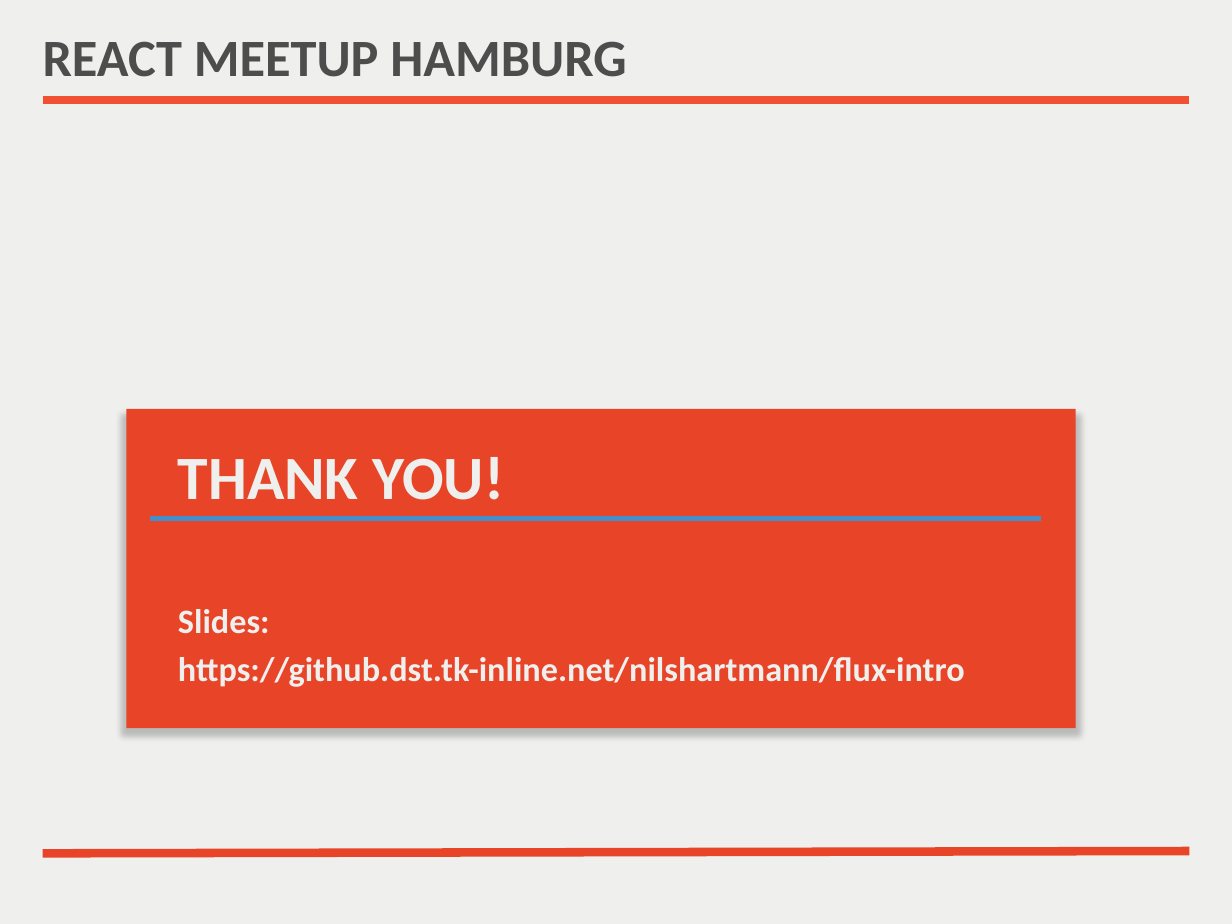
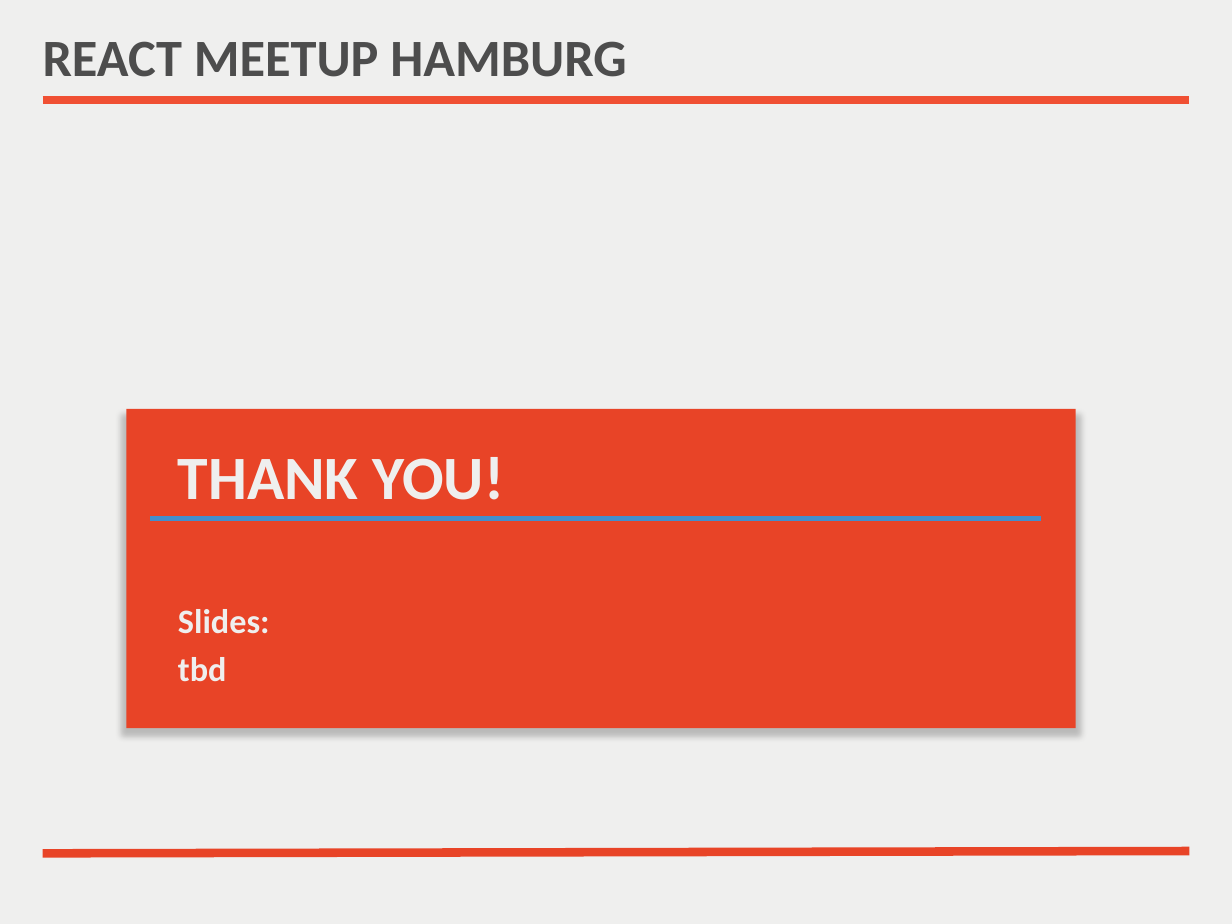
Before and after one commit to nilshartmann/react-meetup-flux, a slide deck: slide 23 of Flux Introduction.pptx (slide 25 before the commit). Drawn at 1232x924 pixels with LibreOffice and Linux fonts; fonts in the diff are those of the drawing. Boxes give left, top, right and bottom in pixels: in the first picture for what was removed or moved away, otherwise in the second. Text is boxed around its words. In the diff, an @@ line names an element or a change of style, - is before the commit and + after.

```diff
--- a/Flux Introduction.pptx
+++ b/Flux Introduction.pptx
@@ text at (x1=178, y1=657, x2=227, y2=682): text changed @@
-https://github.dst.tk-inline.net/nilshartmann/flux-intro
+tbd
```
Also in this commit, not shown: 1 other slide changed, 2 slides removed, 1 other file.
